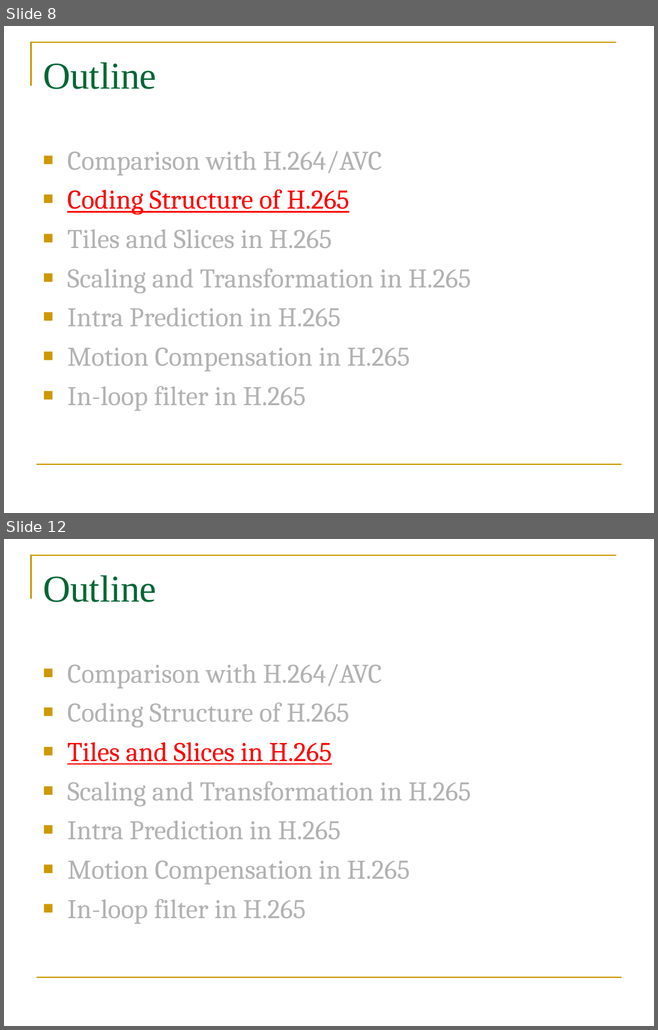
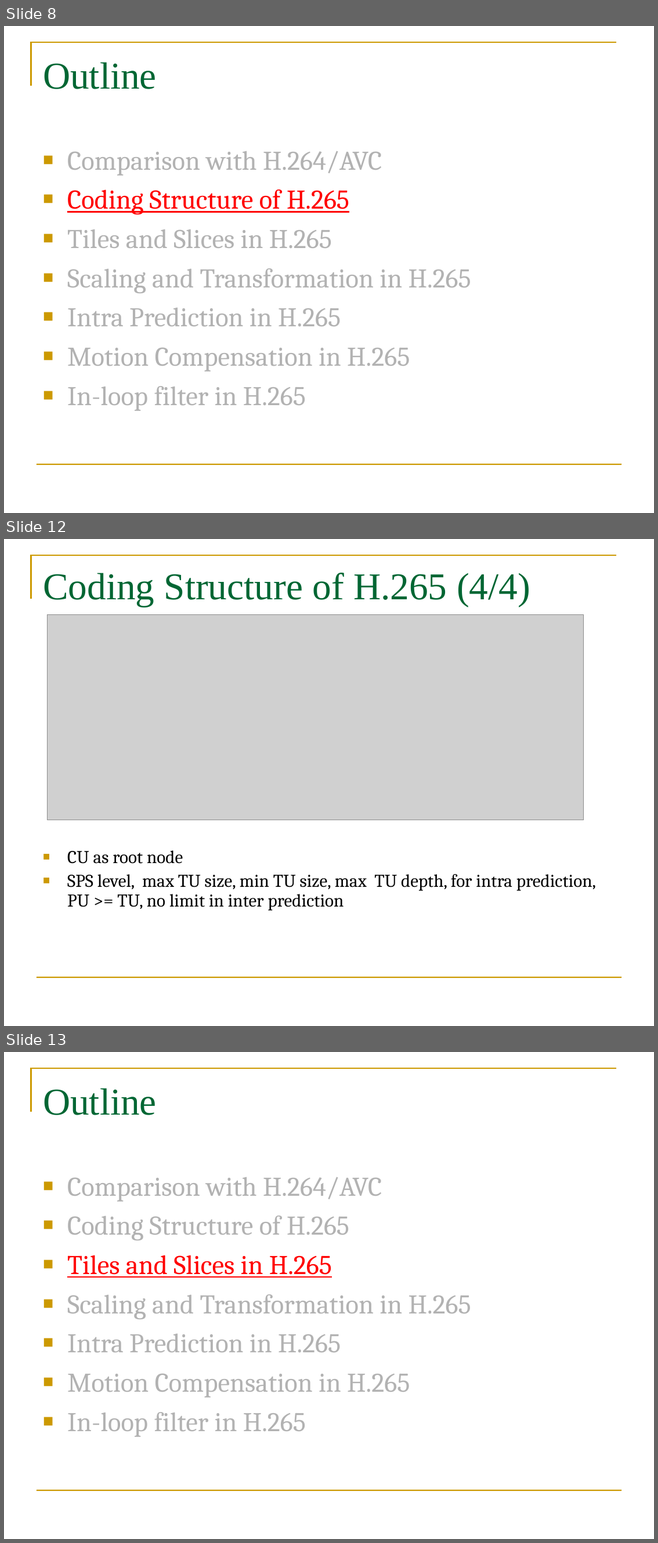
Before and after one commit to YuxuanLing/trunk, a slide deck: trunk/presentation/H265-Yuxuan.ppt. Shown one above the other, each under a label of ours: slides 8 and 12 before the commit, slides 8, 12 and 13 after it; the slides between them are not shown. The pictures are 658x1030 and 658x1543 pixels, drawn with LibreOffice and Linux fonts; fonts in the diff are those of the drawing; grey boxes stand for pictures. Boxes give left, top, right and bottom in pixels: in the first picture for what was removed or moved away, otherwise in the second. Text is boxed around its words. In the diff, an @@ line names an element or a change of style, - is before the commit and + after.

```diff
--- a/trunk/presentation/H265-Yuxuan.ppt
+++ b/trunk/presentation/H265-Yuxuan.ppt
@@ slide 12 added at bbox=[4, 539, 654, 1026], background #FFFFFF; not listed: 2 template elements that a slide beside it also shows @@
@@ title added at bbox=[43, 573, 530, 607], 42 pt, text #006633 @@
+Coding Structure of H.265 (4/4)
@@ picture added at bbox=[48, 615, 583, 820] @@
@@ text added at bbox=[67, 850, 596, 911], 20 pt, text #000000 @@
+■ CU as root node
+■ SPS level, max TU size, min TU size, max TU depth, for intra prediction, PU >= TU, no limit in inter prediction
@@ what was slide 12 is now slide 13 @@
```
Also in this commit, not shown: 6 slides changed, 1 other slide added.
